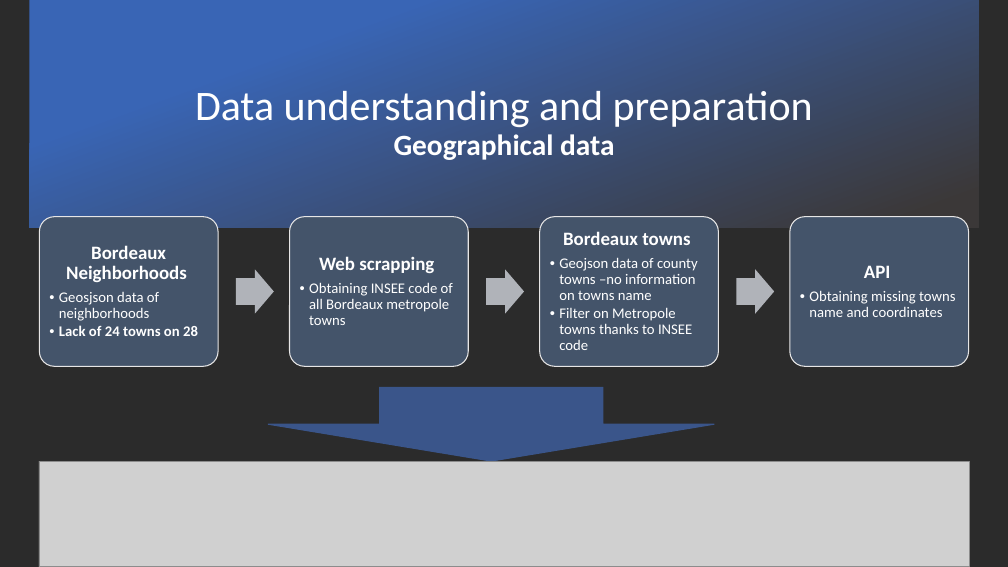
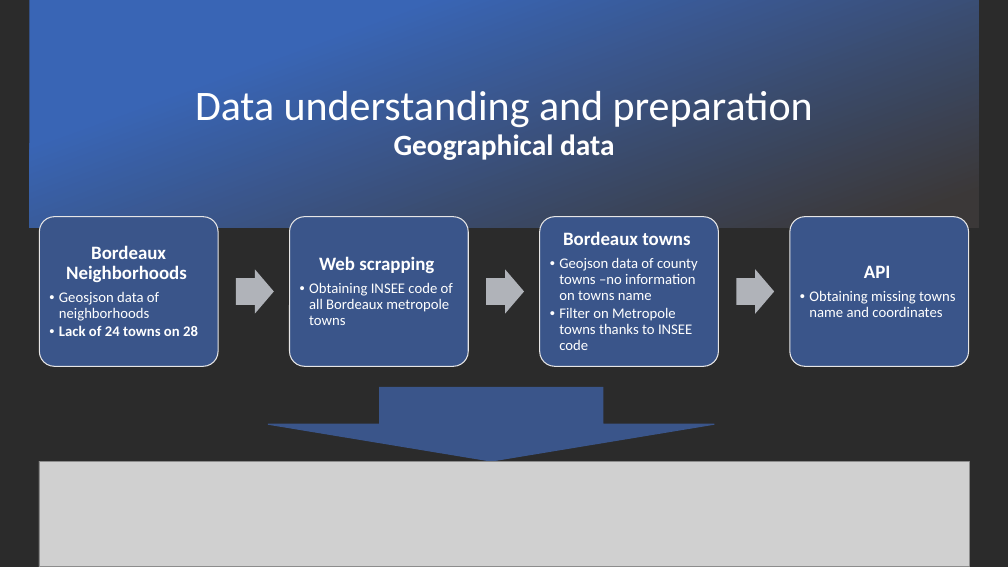
Before and after one commit to PierreBeylard/Coursera_Capstone, a slide deck: slide 5 of CapStoneProject.pptx. Drawn at 1008x567 pixels with LibreOffice and Linux fonts; fonts in the diff are those of the drawing; grey boxes stand for pictures; background and template pictures are left out; a plain dark background stands for a picture behind light text. Boxes give left, top, right and bottom in pixels: in the first picture for what was removed or moved away, otherwise in the second. Text is boxed around its words. In the diff, an @@ line names an element or a change of style, - is before the commit and + after.

```diff
--- a/CapStoneProject.pptx
+++ b/CapStoneProject.pptx
@@ fill #44546A to #3A558A in 4 elements at box(39, 217, 218, 367), box(290, 217, 468, 367), box(540, 217, 718, 367), box(790, 217, 969, 367) @@
```
Also in this commit, not shown: 4 other slides changed, 5 slides removed.
